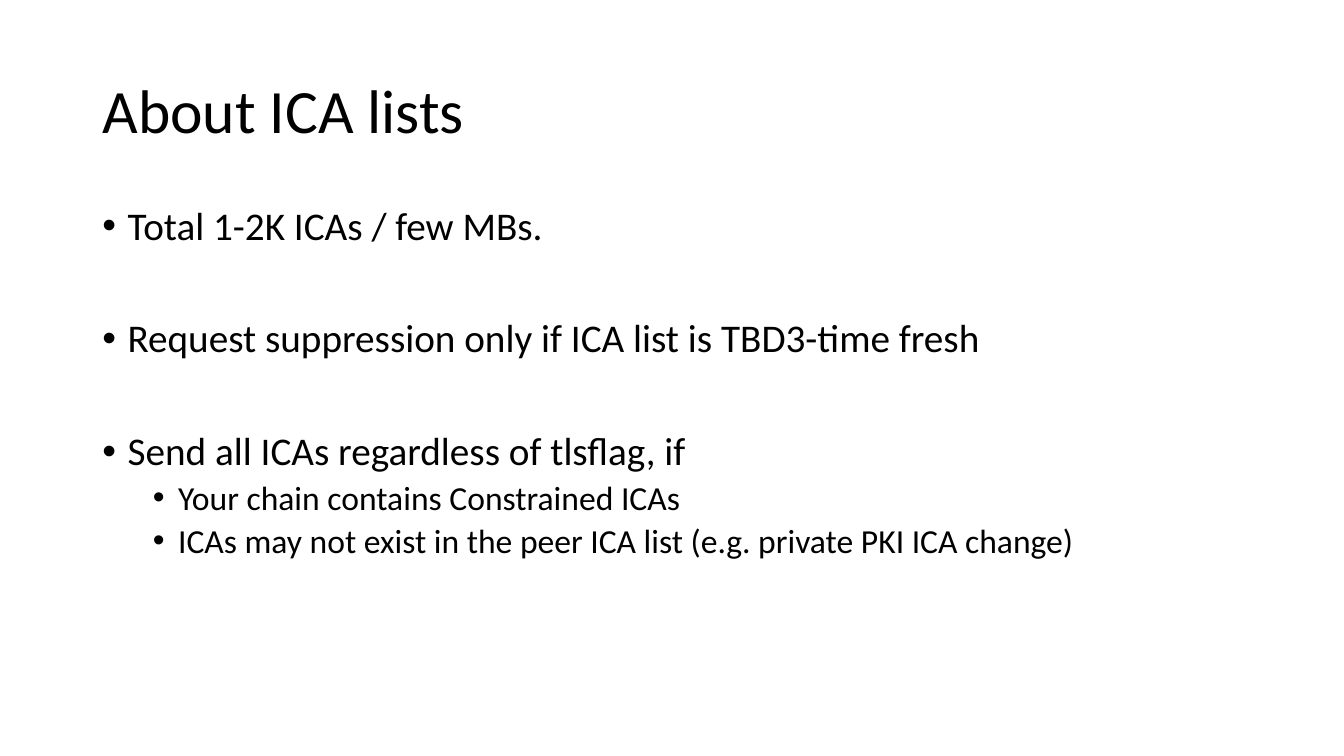
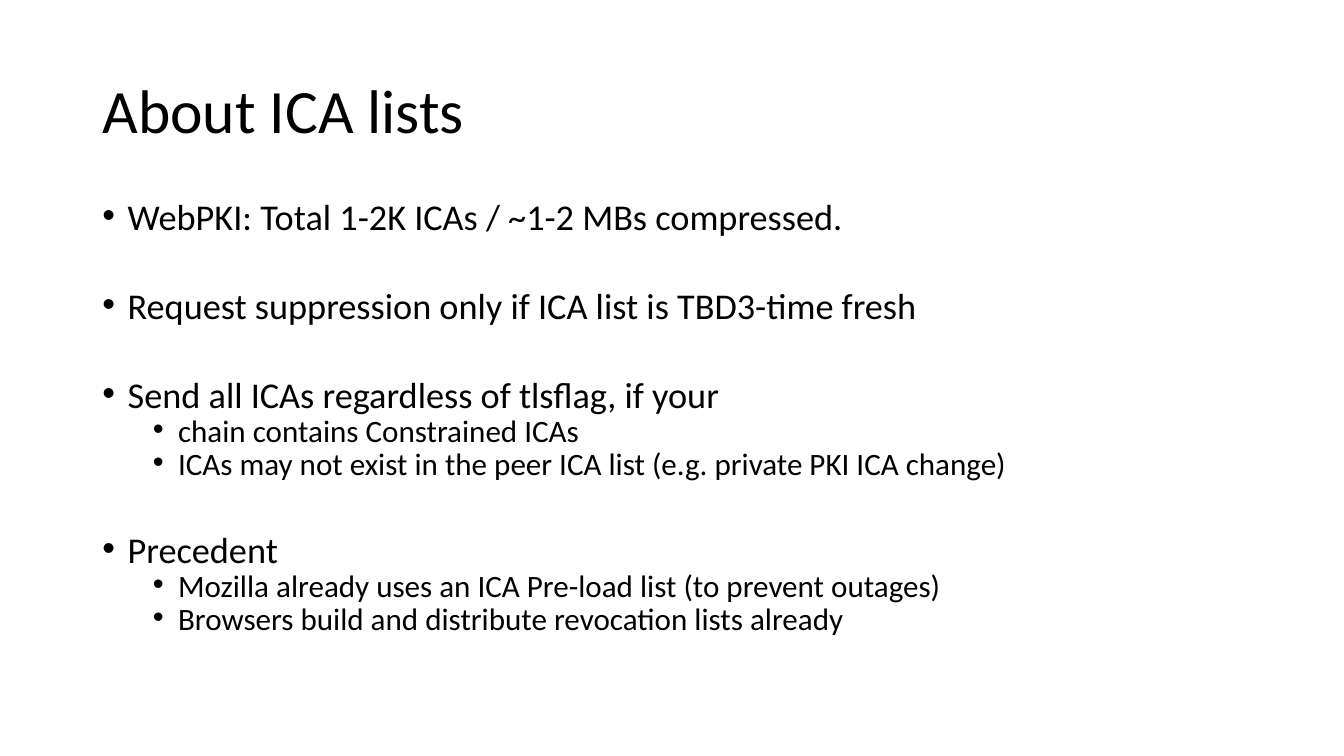
Before and after one commit to csosto-pk/tls-suppress-intermediates, a slide deck: slide 9 of IETF-presos/IETF-113 - draft-kampanakis-tls-scas-latest-00.pptx (slide 7 before the commit). Drawn at 1344x756 pixels with LibreOffice and Linux fonts; fonts in the diff are those of the drawing. Boxes give left, top, right and bottom in pixels: in the first picture for what was removed or moved away, otherwise in the second. Text is boxed around its words. In the diff, an @@ line names an element or a change of style, - is before the commit and + after.

```diff
--- a/IETF-presos/IETF-113 - draft-kampanakis-tls-scas-latest-00.pptx
+++ b/IETF-presos/IETF-113 - draft-kampanakis-tls-scas-latest-00.pptx
@@ text at [128,204,842,236]: text changed; size 28 to 25.9 pt @@
-• Total 1-2K ICAs / few MBs.
+• WebPKI: Total 1-2K ICAs / ~1-2 MBs compressed.
@@ text at [128,293,1006,481]: size 28 to 25.9 pt in "Request suppression only if ICA list is ..."; size 24 to 22.2 pt in "ICAs may not exist in the peer ..."; line spacing 0.9 to 0.7 @@
@@ text at [128,382,719,443]: text changed; size 28 to 25.9 pt @@
-• Send all ICAs regardless of tlsflag, if
-  • Your chain contains Constrained ICAs
+• Send all ICAs regardless of tlsflag, if your
+  • chain contains Constrained ICAs
@@ text at [128,537,940,635]: paragraphs added @@
+• Precedent
+  • Mozilla already uses an ICA Pre-load list (to prevent outages)
+  • Browsers build and distribute revocation lists already
```
Also in this commit, not shown: 3 other slides changed, 2 slides added.
